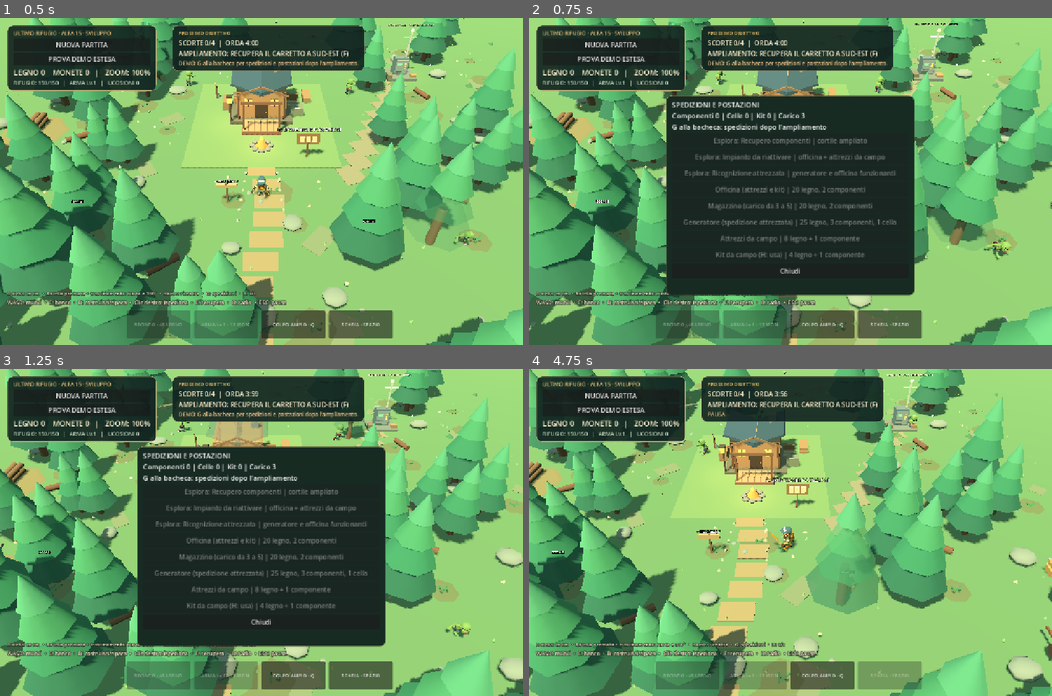
Above: before the commit, frames 1-4 (two rows, left to right).
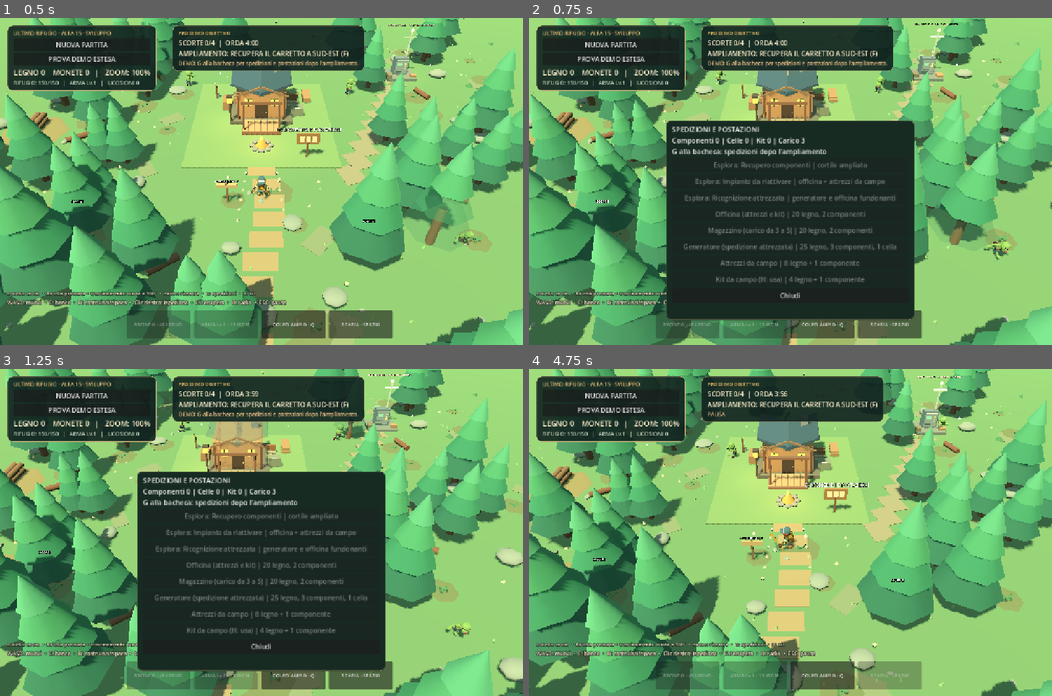
Above: after the commit, the same moments.

Repository: p2vvvjz8rh-commits/ultimo-rifugio
Game: Godot game, scene res://scenes/World.tscn
Two runs of this game, one before a commit and one after it. Both use one fixed random seed, a clock stepped at 60 frames per second and the inputs below.
Inputs (mouse positions are in pixels of both pictures, inside the frame that each line leads up to):
- Up to frame 1 (0.5 s): no input
- Up to frame 2 (0.75 s): tap Enter at 0.5 s; move the mouse to (905, 165) at 0.52 s; hold D from 0.53 s (still down); tap G at 0.6 s; click (905, 165) at 0.67 s
- Up to frame 3 (1.25 s): keep holding D; tap Space at 0.77 s; tap E at 0.8 s
- Up to frame 4 (4.75 s): release D at 1.25 s; drag from (685, 548) to (764, 597) at 1.27 s; move the mouse to (842, 460) at 2.02 s; hold D 2.03-2.75 s; tap G at 2.1 s; click (842, 460) at 2.17 s; tap E at 2.3, 3.8 s; drag from (764, 597) to (633, 483) at 2.77 s; move the mouse to (947, 581) at 3.52 s; hold A 3.53-4.25 s; tap B at 3.6 s; click (947, 581) at 3.67 s; tap Space at 3.77 s; tap Escape at 4.15 s; drag from (633, 483) to (712, 450) at 4.27 s

Frame 1 is identical in both runs. In frame 2, 13% of the frame differs, in the area x 26-74%, y 23-93%; in frame 3, 13%; in frame 4, 61%, in the area x 0-100%, y 0-100%.

Commit message:
Rifinisci ambienti delle spedizioni, guida obiettivi e lettura immediata

Diff:
--- a/scripts/attack_alerts.gd
+++ b/scripts/attack_alerts.gd
@@ -16,7 +16,7 @@
     box.set_anchors_preset(Control.PRESET_CENTER_TOP)
     box.offset_left = -280
     box.offset_right = 280
-    box.offset_top = 132
+    box.offset_top = 190
     box.mouse_filter = Control.MOUSE_FILTER_IGNORE
     add_child(box)
     for i in range(2):
--- a/scripts/frontier_progression.gd
+++ b/scripts/frontier_progression.gd
@@ -30,7 +30,11 @@
 var menu_body: VBoxContainer
 var hint: Label3D
 var board: Node3D
-var next_hint := 0.0
+var note_dialog: AcceptDialog
+var note_open := false
+var note_previous_pause := false
+var objective_marker: Node3D
+var objective_label: Label3D
 
 func configure(world) -> void:
     game = world
@@ -57,6 +61,23 @@
     scroll.add_child(menu_body)
     hint = _label3(self,Vector3.ZERO,"")
     hint.no_depth_test = true
+    note_dialog = AcceptDialog.new()
+    note_dialog.title = "Appunto raccolto"
+    note_dialog.exclusive = true
+    note_dialog.ok_button_text = "Chiudi e riprendi"
+    note_dialog.get_label().autowrap_mode = TextServer.AUTOWRAP_WORD_SMART
+    note_dialog.get_label().custom_minimum_size = Vector2(580,160)
+    note_dialog.get_label().add_theme_font_size_override("font_size",18)
+    note_dialog.confirmed.connect(close_note)
+    note_dialog.canceled.connect(close_note)
+    add_child(note_dialog)
+    objective_marker = Node3D.new()
+    add_child(objective_marker)
+    game._cone(objective_marker,"Indicatore_obiettivo",Vector3(0,.05,0),1.05,.06,"#edc35c",1.05)
+    objective_label = _label3(objective_marker,Vector3(0,2.7,0),"OBIETTIVO [F]")
+    objective_label.modulate = Color("#ffe195")
+    objective_label.no_depth_test = true
+    objective_marker.visible = false
     for area in range(3): _create_area(area)
 
 func _label3(parent: Node3D, at: Vector3, title: String) -> Label3D:
@@ -120,7 +141,7 @@
             game._box(item,"Contenitore",Vector3(0,.5,0),Vector3(1.4,1.0,1.1),"#ad8958")
             game._box(item,"Coperchio",Vector3(0,1.07,0),Vector3(1.5,.12,1.2),"#d1ae72")
             for x in [-.46,.46]: game._box(item,"Fascia",Vector3(x,.55,.02),Vector3(.1,1.14,1.18),"#776849")
-        _label3(item,Vector3(0,1.9,0),(["F: ISPEZIONA", "F: RIPRISTINA", "F: RILEVA"][area]) if index < 2 else ("F: RECUPERO PRINCIPALE" if index == 2 else "F: CARICO FACOLTATIVO"))
+        _label3(item,Vector3(0,1.9,0),("%d: %s [F]" % [index+1,["ISPEZIONA", "RIPRISTINA", "RILEVA"][area]]) if index < 2 else ("3: CARICO PRINCIPALE [F]" if index == 2 else "FACOLTATIVO [F]"))
         items.append(item)
     point_models.append(items)
     game._register_occluders(place)
@@ -156,7 +177,7 @@
 func open_menu() -> void:
     if game.paused: return
     if active_area >= 0:
-        game.show_message("Rientra dal punto di uscita (F) per organizzare la base.",3)
+        show_mission_help()
         return
     if game.hero.position.distance_to(board.position) > 6:
         game.show_message("G vicino alla bacheca nel cortile.",3)
@@ -345,6 +366,7 @@
     if bag_slots+slots > capacity():
         game.show_message("Carico pieno. Rientra o lascia il materiale facoltativo.",3)
         return
+    var new_note_index := -1
     used.append(index)
     bag_slots += slots
     bag_parts += 2 if index == 2 else (3 if heavy else 1)
@@ -353,11 +375,13 @@
         primary = true
         if active_area == 1: bag_cells += 1
         if not notes.has(active_area): notes.append(active_area)
+        new_note_index = active_area
     if heavy: _spawn_group(point(active_area,index)+Vector3(2,0,-4.5),2)
     menu.hide()
     _sync_points()
     game.show_message("Carico %d/%d. Puoi rientrare o cercare altro materiale." % [bag_slots,capacity()],3)
     game._save_progress()
+    if new_note_index >= 0: show_collected_note(new_note_index)
 func _spawn_group(at: Vector3, count: int) -> void:
     for i in range(count):
         if game.enemies.size() < 32: game._spawn_enemy(at+Vector3(i*1.2,.13,0),"normal",false)
@@ -398,18 +422,28 @@
     var c := center(active_area)
     return Vector3(clampf(at.x,c.x-16,c.x+16),at.y,clampf(at.z,-14,14))
 func _process(_delta: float) -> void:
-    if game == null or game.paused: return
+    if game == null: return
+    objective_marker.visible = active_area >= 0
+    if game.paused: return
     hint.visible = active_area >= 0
     if active_area >= 0:
         hint.position = game.hero.position+Vector3(0,2.7,0)
-        hint.text = "CARICO %d/%d | PUNTI %d/2 | USCITA A SUD" % [bag_slots,capacity(),int(switches[0])+int(switches[1])]
+        objective_marker.position = objective_position()
+        objective_label.text = "RIENTRO [F]" if primary else "OBIETTIVO %d [F]" % (objective_index()+1)
+        hint.text = "F: interagisci" if game.hero.position.distance_to(objective_position()) < 2.6 else "Segui il segnale dorato"
 func progress_text() -> String:
     var count := int(completed[0])+int(completed[1])+int(completed[2])
+    if active_area >= 0: return mission_instruction()
     if count == 3: return "RICOGNIZIONI COMPLETATE: 3/3 | nuove attivita e base operative"
-    if active_area >= 0: return "SPEDIZIONE | CARICO %d/%d | PUNTI %d/2" % [bag_slots,capacity(),int(switches[0])+int(switches[1])]
     if game.base_level < 2: return "G alla bacheca: spedizioni dopo l'ampliamento"
     if count == 0: return "G: prima spedizione disponibile"
-    return "G: spedizioni %d/3 | componenti %d | celle %d" % [count,parts,cells]
+    if not stations.has("workshop"): return "G alla bacheca: costruisci l'officina"
+    if not working("workshop"): return "Ripara l'officina per proseguire"
+    if not tool: return "G alla bacheca: prepara gli attrezzi da campo"
+    if not completed[1]: return "G alla bacheca: seconda spedizione disponibile"
+    if not stations.has("generator"): return "G alla bacheca: costruisci il generatore"
+    if not working("generator"): return "Ripara il generatore per proseguire"
+    return "G alla bacheca: ricognizione attrezzata disponibile"
 func show_notes() -> void:
     _clear_menu("APPUNTI DI CAMPO")
     var entries: Array = load("res://resources/field_entries.gd").new().entries
@@ -528,12 +562,13 @@
         for x in [-12,12]:
             game._box(place,"Supporto",Vector3(x,1.6,-10),Vector3(.25,3.2,.25),"#87866b")
             game._box(place,"Pannello",Vector3(x,2.6,-10),Vector3(2,.15,1.2),"#546f76",.2)
+    preload("res://scripts/mission_landscape.gd").new().dress(game,place,area)
     game._cone(place,"Segnale_rientro",Vector3(0,.25,11),1.1,.06,"#b5cda3",1.1)
 
 func _show_menu() -> void:
     menu.popup_centered()
     # Lascia libero il canale degli allarmi anche quando si consulta la bacheca.
-    menu.position.y = maxi(menu.position.y,190)
+    menu.position.y = maxi(menu.position.y,250)
 
 func steer(at: Vector3, direction: Vector3) -> Vector3:
     # Aggiramento locale delle coperture; resta separato dall'IA delle orde alla base.
@@ -542,3 +577,58 @@
     if game.has_clear_path(at,at+side*1.8): return side
     if game.has_clear_path(at,at-side*1.8): return -side
     return -direction
+
+func objective_index() -> int:
+    if primary: return -1
+    if not switches[0]: return 0
+    if not switches[1]: return 1
+    return 2
+
+func objective_position() -> Vector3:
+    if active_area < 0: return board.position
+    return entrance(active_area) if primary else point(active_area,objective_index())
+
+func mission_instruction() -> String:
+    var index := objective_index()
+    var action := "4/4 Torna all'ingresso e premi F per consegnare"
+    if index >= 0:
+        var actions: Array = [
+            ["1/4 Ispeziona il punto 1 [F]","2/4 Ispeziona il punto 2 [F]","3/4 Recupera la cassa principale [F]"],
+            ["1/4 Scegli l'alimentazione al quadro 1 [F]","2/4 Ripristina il quadro 2 [F]","3/4 Recupera i componenti principali [F]"],
+            ["1/4 Metti in sicurezza e rileva il punto 1 [F]","2/4 Rileva il punto 2 senza zombie vicini [F]","3/4 Recupera i risultati nella cassa [F]"]]
+        action = actions[active_area][index]
+    var delta: Vector3 = objective_position()-game.hero.position
+    var direction := "NORD" if delta.z < 0 else "SUD"
+    if absf(delta.x) > absf(delta.z)*2: direction = "EST" if delta.x > 0 else "OVEST"
+    elif absf(delta.x) > 2: direction += "-EST" if delta.x > 0 else "-OVEST"
+    var cargo := "G: guida | Conserva 1 posto per la cassa"
+    if primary: cargo = "G: guida | Rientra o cerca carico facoltativo"
+    elif bag_slots >= capacity(): cargo = "Carico pieno: rientra con il recupero parziale"
+    return "%s\nSegnale dorato: %s · %dm | Carico %d/%d\n%s" % [action,direction,ceili(Vector2(delta.x,delta.z).length()),bag_slots,capacity(),cargo]
+
+func show_collected_note(index: int) -> void:
+    if not notes.has(index) or note_open: return
+    var entries: Array = load("res://resources/field_entries.gd").new().entries
+    game._end_camera_drag()
+    note_previous_pause = game.paused
+    game.paused = true
+    note_open = true
+    game.hero.clear_mouse_destination()
+    note_dialog.dialog_text = entries[index]
+    note_dialog.popup_centered(Vector2i(650,320))
+
+func close_note() -> void:
+    if not note_open: return
+    note_dialog.hide()
+    note_open = false
+    game.paused = note_previous_pause
+
+func show_mission_help() -> void:
+    if active_area < 0 or game.paused: return
+    game.hero.clear_mouse_destination()
+    _clear_menu("COME COMPLETARE LA SPEDIZIONE\n\n"+mission_instruction()+"\n\n1 e 2: segui i segnali numerati e premi F da vicino. Allontana gli zombie se il punto non e sicuro.\n3: recupera il carico principale al segnale dorato.\n4: torna al cerchio d'ingresso e premi F. La CONSEGNA completa la missione.\n\nLe altre casse sono FACOLTATIVE. Conserva un posto libero per il carico principale; il recupero pesante attira altri zombie. Puoi rientrare prima con un carico parziale e riprovare.\nG riapre questa guida.")
+    _option("Riprendi la spedizione",func(): menu.hide())
+    if not notes.is_empty(): _option("Rileggi ultimo appunto",func():
+        menu.hide()
+        show_collected_note(int(notes.back())))
+    _show_menu()
--- /dev/null
+++ b/scripts/mission_landscape.gd
@@ -0,0 +1,92 @@
+extends RefCounted
+## Allestimento statico: nessuna modifica a collisioni, premi o percorsi obbligati.
+func dress(game, place: Node3D, area: int) -> void:
+    var random := RandomNumberGenerator.new()
+    random.seed = 48152+area*71
+    var details := Node3D.new()
+    details.name = "Ambiente_spedizione"
+    place.add_child(details)
+    # Sentieri leggibili fra ingresso, attivita e recupero; non hanno collisioni.
+    var route := [Vector3(0,0,11),Vector3(-10,0,5),Vector3(-10,0,-7),Vector3(0,0,-10),Vector3(10,0,-6),Vector3(10,0,6)]
+    for segment in range(route.size()-1):
+        var a: Vector3 = route[segment]
+        var b: Vector3 = route[segment+1]
+        var steps := ceili(a.distance_to(b)/1.2)
+        for j in range(steps+1):
+            var at := a.lerp(b,float(j)/maxi(1,steps))
+            var patch = game._cone(details,"Terra_calpestata",at+Vector3(0,.018,0),1.05,.025,["#898465","#7b8379","#8e8a70"][area],1.05)
+            patch.scale.z = .8
+    for i in range(85):
+        var at := Vector3(random.randf_range(-15.5,15.5),.035,random.randf_range(-13,13))
+        if _task_clearance(at) < 2.7: continue
+        var edge: bool = absf(at.x) > 11.5 or absf(at.z) > 10.5
+        if edge or i%3 == 0:
+            game._cone(details,"Ciuffo_erba",at+Vector3(0,.18,0),.2,.36,"#697e4c",.04)
+            game._cone(details,"Erba_secondaria",at+Vector3(.17,.12,.08),.13,.24,"#879454",.02)
+        if edge and i%4 == 0:
+            game._rock(details,"Pietra",at+Vector3(0,.12,0),Vector3(.5,.3,.4),"#8d9482")
+        elif i%5 == 0:
+            var litter = game._box(details,"Detrito",at,Vector3(.3,.025,.15),"#a8a181")
+            litter.rotation.y = random.randf_range(0,TAU)
+    # Fasce di cespugli e massi spezzano il bordo rettangolare della radura.
+    for side in [-1,1]:
+        for j in range(7):
+            var at := Vector3(side*(14.2+random.randf()*.5),.15,-10+j*3.2)
+            game._rock(details,"Cespuglio",at,Vector3(.8,.55,.7),"#477251")
+            if j%2 == 0: game._rock(details,"Masso",at+Vector3(-side*.7,.15,.8),Vector3(.8,.6,.7),"#859184")
+    if area == 0:
+        for at in [Vector3(-12,0,-1),Vector3(12,0,-1),Vector3(5,0,-12)]:
+            _pallet(game,details,at)
+            _crate(game,details,at+Vector3(0,.2,0))
+            _crate(game,details,at+Vector3(.6,1,0),.65)
+        for i in range(5):
+            var log = game._cone(details,"Legname",Vector3(6+i*.35,.4,7.5),.16,2.5,"#9a7950",.16)
+            log.rotation.x = PI*.5
+        _table(game,details,Vector3(-12,0,9),"#a2865e")
+        game._box(details,"Carrello_pianale",Vector3(8,.45,9),Vector3(2,.18,1.3),"#657e76")
+        for x in [7.3,8.7]:
+            for z in [8.6,9.4]:
+                var wheel = game._cone(details,"Ruota",Vector3(x,.25,z),.24,.12,"#454d44",.24)
+                wheel.rotation.z = PI*.5
+    elif area == 1:
+        for at in [Vector3(-12,0,0),Vector3(12,0,0)]:
+            _table(game,details,at,"#70877e")
+            game._box(details,"Utensili",at+Vector3(.3,1.0,0),Vector3(.5,.15,.4),"#d3ba77")
+        for x in [-8,8]:
+            for j in range(3):
+                game._cone(details,"Fusto",Vector3(x,.45,8-j*1.0),.35,.9,"#7e9488",.35)
+                game._cone(details,"Bordo_fusto",Vector3(x,.88,8-j*1.0),.38,.08,"#b1baa4",.38)
+        for z in [-7,-5,-3]: game._box(details,"Canalina",Vector3(4,.035,z),Vector3(.22,.05,1.8),"#545f53")
+        game._box(details,"Ricambi_meccanici",Vector3(0,.4,7),Vector3(1.8,.8,1.0),"#7c8270")
+        for i in range(3): game._cone(details,"Valvola",Vector3(-.5+i*.5,.9,7),.18,.12,"#c9a75e",.18)
+    else:
+        for at in [Vector3(-10,0,-1),Vector3(10,0,0)]:
+            _table(game,details,at,"#9d9475")
+            game._box(details,"Strumento",at+Vector3(0,1.15,0),Vector3(.8,.4,.5),"#677e7d")
+            game._box(details,"Schermo",at+Vector3(0,1.18,.27),Vector3(.55,.22,.03),"#a1ba9e")
+        for x in [-5,5]:
+            for z in [-9,8]:
+                game._box(details,"Cavalletto",Vector3(x,.6,z),Vector3(.12,1.2,.12),"#a58d58")
+                game._cone(details,"Segnalatore",Vector3(x,1.25,z),.13,.2,"#edc774",.09)
+        for i in range(4):
+            var tarp = game._box(details,"Copertura_materiali",Vector3(-5+i*.3,.25,9),Vector3(.25,.4,2),"#697d70")
+            tarp.rotation.z = .1
+        _crate(game,details,Vector3(4,0,-12))
+    # Ogni luogo ha un cartello di ingresso, senza anticipare contenuti narrativi.
+    game._box(details,"Palo_cartello",Vector3(-2.4,.8,11),Vector3(.12,1.6,.12),"#7b6345")
+    game._box(details,"Cartello_ingresso",Vector3(-2.4,1.5,11),Vector3(1.1,.65,.1),"#bca46c")
+
+func _task_clearance(at: Vector3) -> float:
+    var distance := INF
+    for goal in [Vector3(0,0,11),Vector3(-10,0,5),Vector3(10,0,-6),Vector3(0,0,-10),Vector3(-10,0,-7),Vector3(10,0,6)]:
+        distance = minf(distance,at.distance_to(goal))
+    return distance
+func _pallet(game, parent: Node3D, at: Vector3) -> void:
+    for i in range(5): game._box(parent,"Listello_pallet",at+Vector3(-.65+i*.32,.12,0),Vector3(.26,.16,1.5),"#a48b5b")
+func _crate(game, parent: Node3D, at: Vector3, size: float = 1.0) -> void:
+    game._box(parent,"Cassa_ambiente",at+Vector3(0,.4*size,0),Vector3(1,.8,.85)*size,"#987a50")
+    for x in [-.35,.35]: game._box(parent,"Fascia_cassa",at+Vector3(x*size,.42*size,0),Vector3(.09,.86,.9)*size,"#665d43")
+func _table(game, parent: Node3D, at: Vector3, color: String) -> void:
+    game._box(parent,"Piano_lavoro",at+Vector3(0,.9,0),Vector3(1.8,.12,.9),color)
+    for x in [-.7,.7]:
+        for z in [-.3,.3]: game._box(parent,"Gamba",at+Vector3(x,.45,z),Vector3(.12,.9,.12),"#645d44")
--- a/scripts/world.gd
+++ b/scripts/world.gd
@@ -178,6 +178,7 @@
         _save_progress()
 
 func _input(event: InputEvent) -> void:
+    if is_instance_valid(frontier) and frontier.note_open: return
     if event is InputEventMouseButton and event.button_index == MOUSE_BUTTON_MIDDLE:
         if event.pressed and not repair_popup.visible and not new_game_dialog.visible:
             camera_dragging = true
@@ -201,6 +202,12 @@
                 camera_pitch = CAMERA_DEFAULT_PITCH
             KEY_ESCAPE:
                 _end_camera_drag()
+                if is_instance_valid(frontier) and frontier.menu.visible:
+                    frontier.menu.hide()
+                    return
+                if repair_popup.visible:
+                    repair_popup.hide()
+                    return
                 paused = not paused
                 show_message("PAUSA" if paused else "Esplorazione ripresa",2.0)
             KEY_Q:
--- a/tests/frontier_progression.gd
+++ b/tests/frontier_progression.gd
@@ -25,6 +25,8 @@
     f.take_loot(3,heavy)
     game.hero.position = f.point(area,2)
     f.take_loot(2,false)
+    check(f.note_open and game.paused,"Lettura immediata anche quando l appunto era gia nello storico")
+    f.close_note()
     check(f.primary,"Recupero principale sbloccato dalle azioni sul campo")
 func run() -> void:
     var directory: String = ProjectSettings.globalize_path("user://frontier-tests")
@@ -50,6 +52,16 @@
     check(not f.unlocked(1) and not f.unlocked(2),"Progressione chiude le attivita successive all'inizio")
     f.enter_area(0)
     check(f.active_area == 0 and game.hero.position.x > 40,"Ingresso in area separata reale")
+    check(f.mission_instruction().contains("1/4") and f.objective_index() == 0,"Guida iniziale indica una prima azione concreta")
+    f._process(0)
+    check(f.objective_marker.visible and f.objective_marker.position == f.point(0,0),"Segnale dorato sul bersaglio reale")
+    f.open_menu()
+    check(f.menu.visible and f.menu_body.get_child(0).text.contains("COME COMPLETARE"),"G mostra istruzioni complete anche sul campo")
+    f.menu.hide()
+    for area in range(3):
+        var details: Node = f.models[area].get_node("Ambiente_spedizione")
+        check(details.find_children("*","MeshInstance3D",true,false).size() > 90,"Allestimento presente in ogni area")
+        check(details.find_children("*","StaticBody3D",true,false).is_empty(),"Nuovi dettagli non ostruiscono le interazioni collaudate")
     check(f.clamp_hero(game.hero.position).x > 40,"Movimento non ricondotto alla mappa originale")
     await physics_frame
     await physics_frame
@@ -68,6 +80,15 @@
         f.interact()
     game.hero.position = f.point(0,2)
     f.take_loot(2,false)
+    check(f.note_open and f.note_dialog.visible and game.paused,"Appunto aperto subito alla raccolta con gioco in pausa")
+    var escape := InputEventKey.new()
+    escape.keycode = KEY_ESCAPE
+    escape.pressed = true
+    game._input(escape)
+    check(game.paused,"Comandi mondo non riattivano il gioco durante la lettura")
+    f.note_dialog.confirmed.emit()
+    check(not f.note_open and not game.paused,"Chiusura lettore ripristina correttamente il gioco")
+    check(f.mission_instruction().contains("4/4") and f.objective_position() == f.entrance(0),"Guida e segnale indicano il rientro dopo il recupero")
     check(f.bag_slots == 3 and f.bag_parts == 5,"Scelta rischio/carico e recupero principale compatibili")
     game._save_progress()
     var raw: String = FileAccess.get_file_as_string(game._save_directory().path_join("partita.json"))
@@ -157,6 +178,8 @@
     f.interact()
     game.hero.position = f.point(1,2)
     f.take_loot(2,false)
+    check(f.note_open and game.paused,"Lettura immediata anche quando l appunto era gia nello storico")
+    f.close_note()
     check(f.bag_parts == 4,"Argano premia il rischio con due componenti aggiuntivi")
     var banked: int = f.parts
     game.hero.hit_grace = 0
Not shown, changed: VERSIONE.txt
Not shown, changed: docs/DEMO_ESTESA.txt
Not shown, changed: AGENTS.md
Not shown, changed: tools/ESPORTA_CANDIDATA_LINUX.sh
